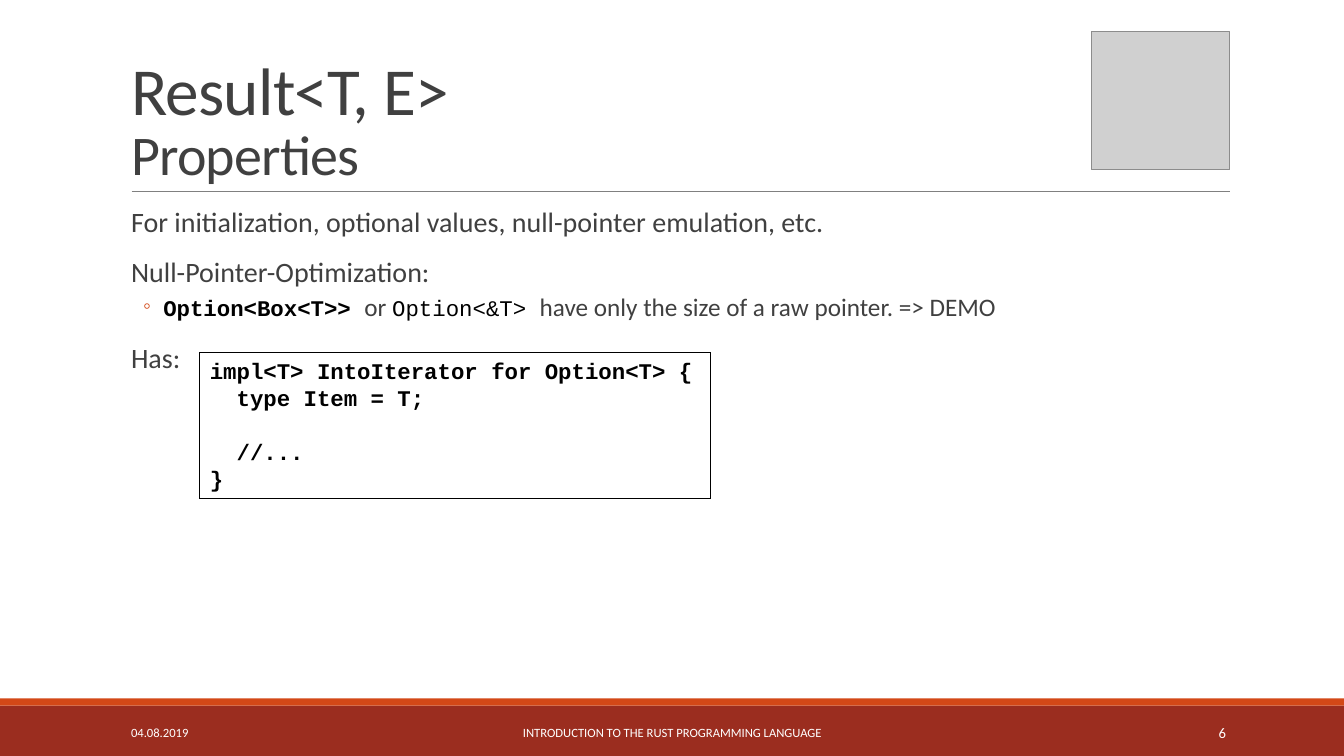
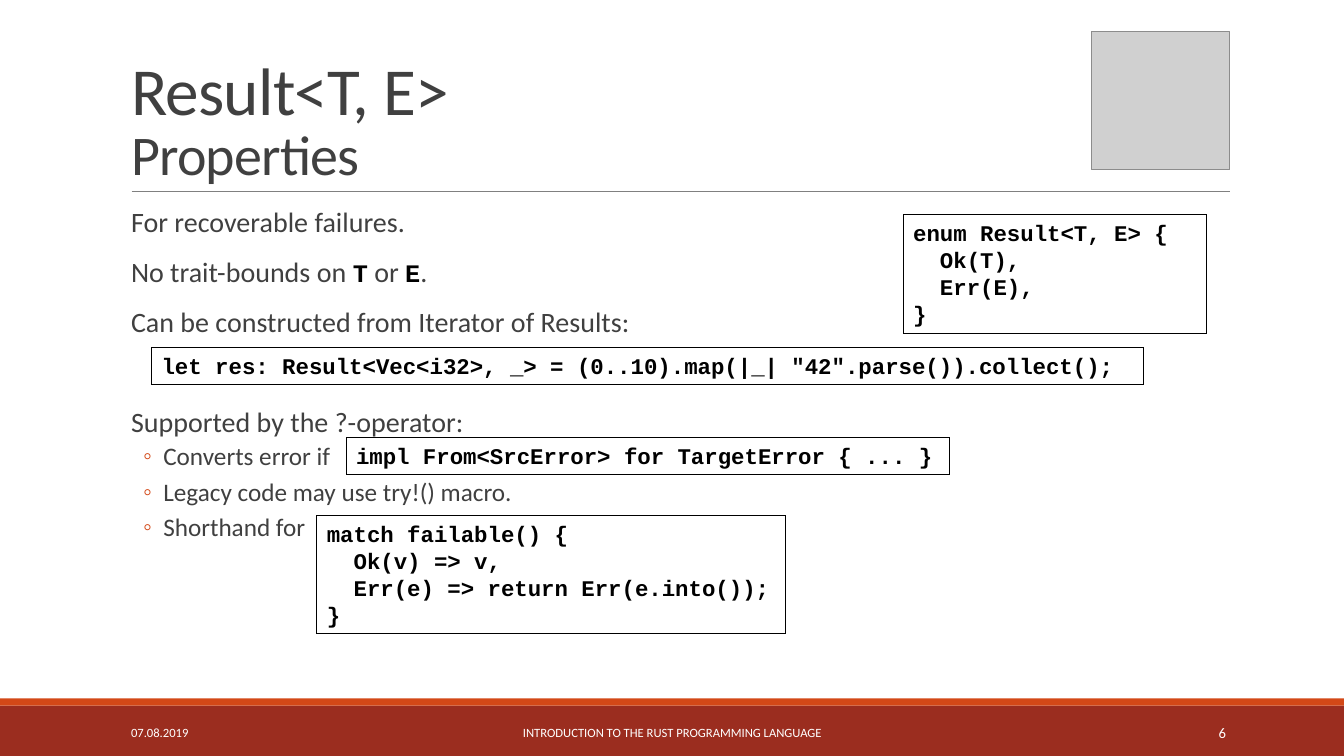
Before and after one commit to MattesWhite/meetup_franken, a slide deck: slide 6 of meetup_1/error_handling/error_handling.pptx. Drawn at 1344x756 pixels with LibreOffice and Linux fonts; fonts in the diff are those of the drawing; grey boxes stand for pictures. Boxes give left, top, right and bottom in pixels: in the first picture for what was removed or moved away, otherwise in the second. Text is boxed around its words. In the diff, an @@ line names an element or a change of style, - is before the commit and + after.

```diff
--- a/meetup_1/error_handling/error_handling.pptx
+++ b/meetup_1/error_handling/error_handling.pptx
@@ text at box(131, 212, 630, 536): text changed @@
-  For initialization, optional values, null-pointer emulation, etc.
-  Null-Pointer-Optimization:
-  ◦ Option<Box<T>> or Option<&T> have only the size of a raw pointer. => DEMO
-  Has:
+  For recoverable failures.
+  No trait-bounds on T or E.
+  Can be constructed from Iterator of Results:
+  Supported by the ?-operator:
+  ◦ Converts error if
+  ◦ Legacy code may use try!() macro.
+  ◦ Shorthand for
@@ rectangle added at box(903, 215, 1207, 334), outline #000000 0.75 pt, 16 pt, text #000000, bold @@
+enum Result<T, E> {
+Ok(T),
+Err(E),
+}
@@ rectangle added at box(152, 347, 1144, 384), outline #000000 0.75 pt, 16 pt, text #000000, bold @@
+let res: Result<Vec<i32>, _> = (0..10).map(|_| "42".parse()).collect();
@@ rectangle removed at box(200, 352, 710, 498) @@
-impl<T> IntoIterator for Option<T> {
-type Item = T;
-//...
-}
@@ rectangle added at box(346, 438, 950, 475), outline #000000 0.75 pt, 16 pt, text #000000, bold @@
+impl From<SrcError> for TargetError { ... }
@@ rectangle added at box(317, 515, 785, 634), outline #000000 0.75 pt, 16 pt, text #000000, bold @@
+match failable() {
+Ok(v) => v,
+Err(e) => return Err(e.into());
+}
@@ text at box(131, 728, 188, 737): text changed @@
-04.08.2019
+07.08.2019
```
Also in this commit, not shown: 4 other slides changed, 7 slides added, 2 other files.
